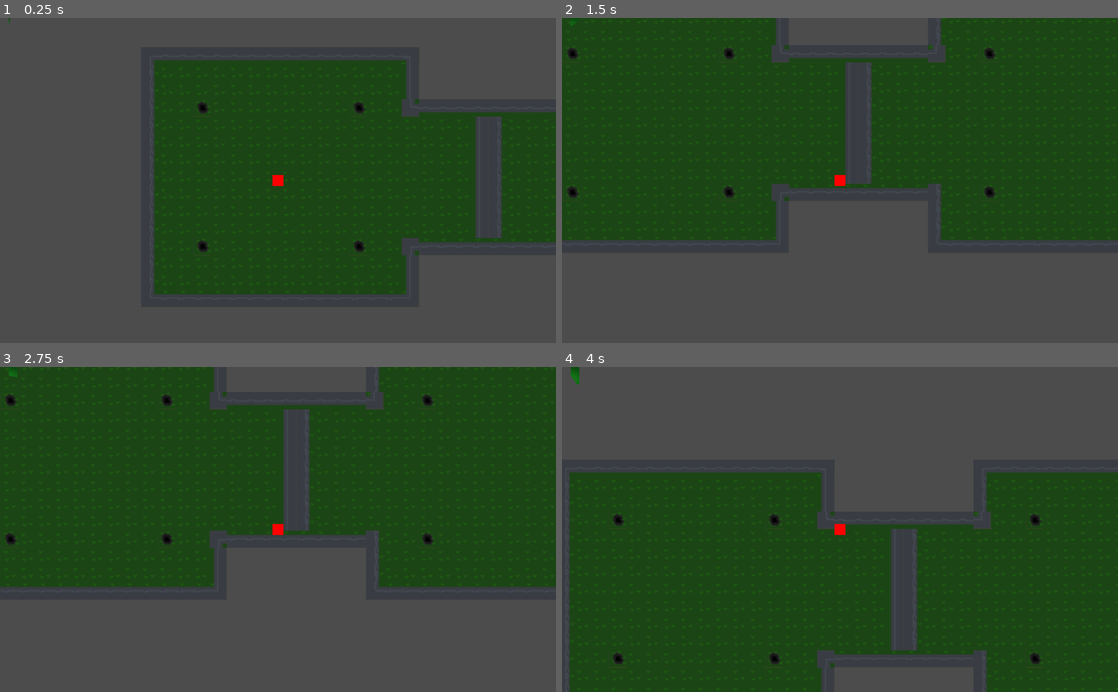
Above: before the commit, frames 1-4 (two rows, left to right).
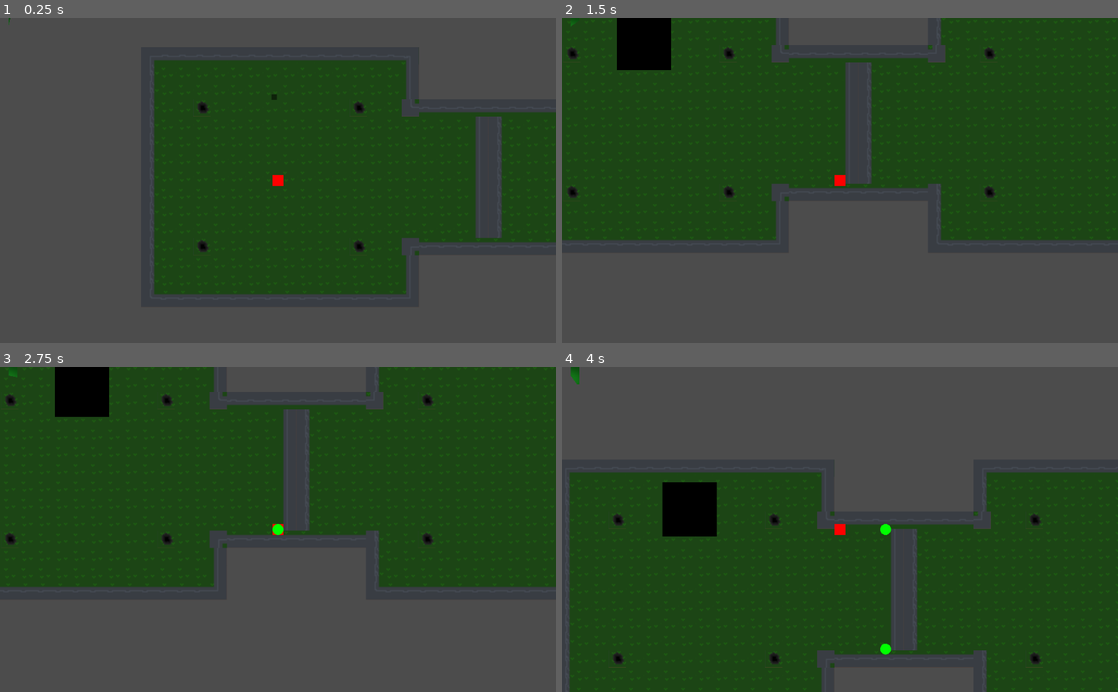
Above: after the commit, the same moments.

Repository: FiBe4000/Gamejam2022
Game: Godot game, scene res://src/Main.tscn
Same seed, same stepped clock (60 frames per second), same inputs: the game is played once before the commit and once after it.
Inputs:
- Up to frame 1 (0.25 s): no input
- Up to frame 2 (1.5 s): tap Enter at 0.5 s; hold D (move_right) 0.53-1.28 s; hold Down (aim_down) 0.53-1.28 s; hold S (move_down) from 1.28 s (still down); tap Left (aim_left) at 1.35 s
- Up to frame 3 (2.75 s): tap Space (shoot) at 2 s; release S (move_down) at 2.03 s; hold D (move_right) from 2.03 s (still down); hold Right (aim_right) from 2.03 s (still down)
- Up to frame 4 (4 s): tap Enter at 2.75 s; release D (move_right) at 2.78 s; release Right (aim_right) at 2.78 s; hold W (move_up) 2.78-3.53 s; tap Up (aim_up) at 2.85 s; tap Space (shoot) at 3.5 s; hold A (move_left) from 3.53 s (still down); hold Space (shoot) from 3.53 s (still down)

The runs differ from the first frame. In frame 1, less than 0.1% of the frame differs, in the area x 48-50%, y 23-26%; in frame 2, 1.6%; in frame 3, 1.6%; in frame 4, 1.8%, in the area x 18-60%, y 35-89%.
Error after the commit: Invalid call. Nonexistent function 'has_method' in base 'Nil'. (res://src/entities/Bullet.gd:45)

Commit message:
Add frenemy and frenemy spawner

Diff:
--- a/src/Main.tscn
+++ b/src/Main.tscn
@@ -1,9 +1,10 @@
-[gd_scene load_steps=7 format=2]
+[gd_scene load_steps=8 format=2]
 
 [ext_resource path="res://src/progressbar.gd" type="Script" id=1]
 [ext_resource path="res://src/entities/Player.tscn" type="PackedScene" id=2]
 [ext_resource path="res://TestMap.tscn" type="PackedScene" id=3]
 [ext_resource path="res://TestMap.gd" type="Script" id=4]
+[ext_resource path="res://src/entities/Spawner_Frenemy.tscn" type="PackedScene" id=5]
 
 [sub_resource type="OpenSimplexNoise" id=3]
 
@@ -35,5 +36,8 @@
 tint_progress = Color( 0.101961, 0.643137, 0.129412, 1 )
 script = ExtResource( 1 )
 
+[node name="Spawner_Frenemy" parent="." instance=ExtResource( 5 )]
+position = Vector2( 448, 187 )
+
 [connection signal="timeout" from="WorldSwitchTimer" to="Map" method="_on_WorldSwitchTimer_timeout"]
 [connection signal="timeout" from="WorldSwitchTimer" to="HUD/TimerVisualizer" method="_on_WorldSwitchTimer_timeout"]
--- a/src/entities/Bullet.gd
+++ b/src/entities/Bullet.gd
@@ -1,6 +1,9 @@
 extends KinematicBody2D
 
 
+const Frenemy = preload("res://src/entities/Frenemy.gd")
+
+export var dmg = 2
 export var speed = 0
 export var dir = Vector2(1,0)
 export var started = false
@@ -16,7 +19,7 @@
     var offset = speed * dir
     var collision = self.move_and_collide(delta*offset)
     if collision:
-      impact()
+      impact((collision as KinematicCollision2D).get_collider())
 
 
 func _draw():
@@ -38,5 +41,7 @@
     started = true
 
 
-func impact():
+func impact(body : KinematicBody2D):
+  if body.has_method("take_damage"):
+    body.take_damage(dmg)
   queue_free()
--- /dev/null
+++ b/src/entities/Frenemy.gd
@@ -0,0 +1,31 @@
+tool
+extends KinematicBody2D
+
+signal frenemy_death
+
+
+export var hp = 1
+var parent = 1
+
+
+func body_enter(body):
+  print("AAAH")
+
+
+func _draw():
+  var shape = self.get_node("CollisionShape2D")
+  var pos = shape.transform.origin
+  var dim = shape.shape.extents
+  var col = Color(0, 0, 0, 1)
+  draw_rect(Rect2(pos-dim, dim*2), col)
+
+
+func take_damage(dmg):
+  hp = hp - dmg
+  if hp < 0:
+    die()
+
+func die():
+  emit_signal("frenemy_death", self)
+  #parent.remove(self)
+  queue_free()
--- /dev/null
+++ b/src/entities/Frenemy.tscn
@@ -0,0 +1,12 @@
+[gd_scene load_steps=3 format=2]
+
+[ext_resource path="res://src/entities/Frenemy.gd" type="Script" id=1]
+
+[sub_resource type="RectangleShape2D" id=1]
+extents = Vector2( 50, 50 )
+
+[node name="Frenemy" type="KinematicBody2D"]
+script = ExtResource( 1 )
+
+[node name="CollisionShape2D" type="CollisionShape2D" parent="."]
+shape = SubResource( 1 )
--- /dev/null
+++ b/src/entities/Spawner_Frenemy.gd
@@ -0,0 +1,38 @@
+tool
+extends Node2D
+
+var Frenemy = preload("res://src/entities/Frenemy.tscn")
+
+var has_spawn = false
+var last_spawn = 0
+export var spawn_delay = 1
+
+func spawn():
+  has_spawn = true
+  last_spawn = 0
+  var e = Frenemy.instance()
+  e.transform.origin = self.transform.origin
+  e.parent = self
+  e.connect("frenemy_death", self, "remove")
+  get_parent().add_child(e)
+
+func remove(e):
+  has_spawn = false
+
+func _ready():
+  #connect("frenemy_death", self, "remove")
+  pass
+
+func _physics_process(delta):
+  if Engine.editor_hint:
+    return
+  if not has_spawn:
+    last_spawn += delta
+    if last_spawn >= spawn_delay:
+      spawn()
+
+func _draw():
+  var pos = Vector2()
+  var dim = Vector2(5,5)
+  var col = Color(0, 0, 0, 0.5)
+  draw_rect(Rect2(pos-dim, dim*2), col)
--- /dev/null
+++ b/src/entities/Spawner_Frenemy.tscn
@@ -0,0 +1,6 @@
+[gd_scene load_steps=2 format=2]
+
+[ext_resource path="res://src/entities/Spawner_Frenemy.gd" type="Script" id=1]
+
+[node name="Spawner_Frenemy" type="Node2D"]
+script = ExtResource( 1 )
